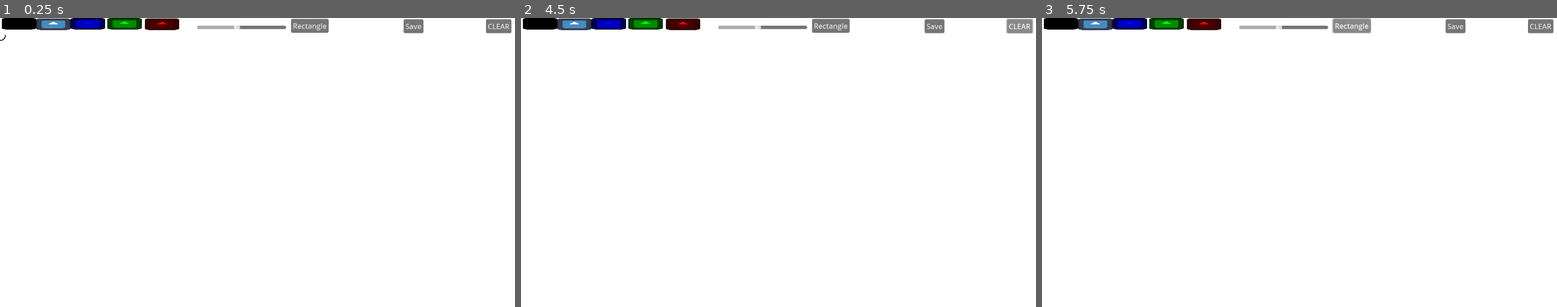
Above: before the commit, frames 1-3 (left to right).
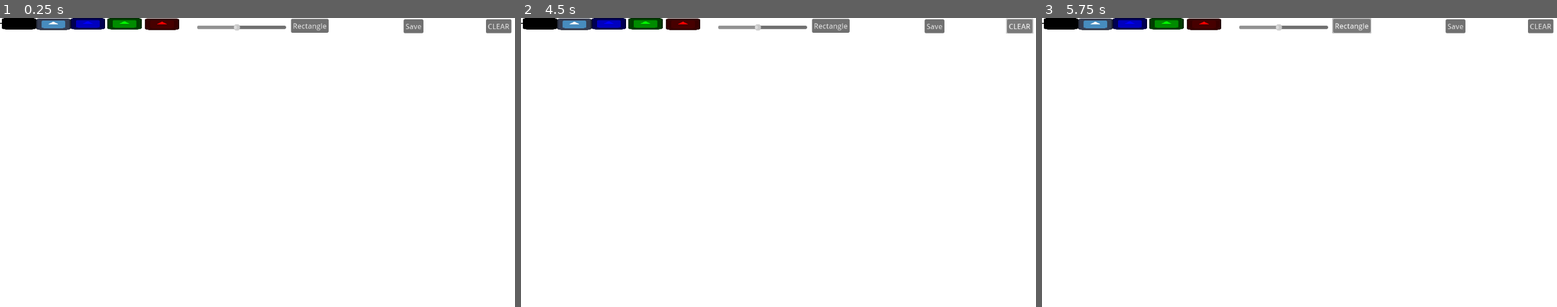
Above: after the commit, the same moments.

Repository: boardshapes/whiteboard
Game: Godot game, scene res://node_2d.tscn
The game is run twice, just before and just after one commit, with the same random seed, the same clock (stepped at 60 frames per second) and the same inputs. The engine's default icon, where the game draws it, is replaced by a stand-in: a white triangle on a blue panel in a dark square.
Inputs (mouse positions are in pixels of both pictures, inside the frame that each line leads up to):
- Up to frame 1 (0.25 s): no input
- Up to frame 2 (4.5 s): click (541, 23) at 0.5 s; click (572, 23) at 1.25 s; click (608, 23) at 2 s; click (644, 23) at 2.75 s; click (680, 23) at 3.5 s; click "CLEAR" at 4.25 s
- Up to frame 3 (5.75 s): click "Rectangle" at 5 s

The runs differ from the first frame. In frame 1, 0.1% of the frame differs, in the area x 0-47%, y 1-9%; in frame 2, less than 0.1%; in frame 3, 0.1%.
Error after the commit: Cannot call method 'unreference' on a null value. (res://node_2d.gd:49)

Commit message:
Flattening the images
Flattens everything by taking the image of the texture of the viewport and setting that as the texture of the viewport. We also clear the array every time

Diff:
--- a/whiteboard/node_2d.gd
+++ b/whiteboard/node_2d.gd
@@ -10,9 +10,19 @@
 var erasing: bool = false
 var rectangle_mode: bool = false
 var rectangle_preview = {"type":'rect',"pos": [0,0], "size": [0,0], "color": color}
+signal rect_signal(rectangle_preview)
 var dimensions: Array
 var mouse_pos: Vector2
 var texture : Texture2D = load("res://circle.png")
+
+var bg : Texture2D
+
+func flatten() -> void:
+	await RenderingServer.frame_post_draw
+	var img = get_viewport().get_texture().get_image()
+	bg = ImageTexture.create_from_image(img)
+	queue_redraw()
+
 
 func _on_control_mouse_entered() -> void:
 	drawable = true
@@ -22,33 +32,30 @@
 
 func _on_black_color_pressed() -> void:
 	color = Color.BLACK
-	erasing = false
 
 func _on_white_color_pressed() -> void:
-	erasing = true
 	color = Color.WHITE
 
 func _on_blue_color_pressed() -> void:
 	color = Color.BLUE
-	erasing = false
 
 func _on_green_color_pressed() -> void:
 	color = Color.GREEN
-	erasing = false
 
 func _on_red_color_pressed() -> void:
 	color = Color.RED
-	erasing = false
 
 func _on_clear_pressed() -> void:
-	strokes = []
+	bg.unreference() # get rid of that disgusting drawing by unreferencing it
 	queue_redraw()
+
 
 func _on_rect_button_pressed() -> void:
 	if rectangle_mode:
 		rectangle_mode = false
 		# clear preview
 		rectangle_preview = {"type":'rect',"pos": [0,0], "size": [0,0], "color": color}
+		#preview_node.redraw()
 	else:
 		rectangle_mode = true
 
@@ -62,32 +69,26 @@
 	mouse_pos = get_global_mouse_position()
 
 func _input(event: InputEvent) -> void:
+	flatten()
 	if drawable:
 		if event is InputEventMouseButton:
 			if event.button_index == MOUSE_BUTTON_LEFT:
 				if event.pressed:
 					has_last_pos = true
 					last_pos = event.position
-					print(last_pos)
 					start_pos = event.position
-					if not erasing:
-						if not rectangle_mode:
-							strokes.append({"type":'brush',"pos": last_pos, "size": brush_size, "color": color})
-						queue_redraw()
+					if not rectangle_mode:
+						strokes.append({"type":'brush',"pos": last_pos, "size": brush_size, "color": color})
+					queue_redraw()
 				else:
 					if rectangle_mode:
 						dimensions = [event.position[0]-start_pos[0],event.position[1]-start_pos[1]] #wxh
 						strokes.append({"type":'rect', "pos": start_pos, "size": dimensions, "color": color})
 					# clear preview
 					rectangle_preview = {"type":'rect',"pos": [0,0], "size": [0,0], "color": color}
+					#preview_node.redraw()
 					has_last_pos = false
 		elif event is InputEventMouseMotion and Input.is_mouse_button_pressed(MOUSE_BUTTON_LEFT):
-			if erasing:
-				strokes = strokes.filter(func(s):
-					return s.pos.distance_to(event.position) > brush_size/4
-				)
-				queue_redraw()
-				return
 			if has_last_pos:
 				if rectangle_mode:
 					dimensions = [event.position[0]-start_pos[0],event.position[1]-start_pos[1]] #wxh
@@ -104,8 +105,14 @@
 			has_last_pos = true
 			queue_redraw()
 
+	queue_redraw()
+
 func _draw() -> void:
+	print(len(strokes))
 	var rect
+	var pos = Vector2(0,0)
+
+	draw_texture(bg,pos)
 
 	for stroke in strokes:
 		if stroke.type == 'rect': # seprate draw functions
@@ -115,13 +122,4 @@
 			var size = Vector2(stroke.size, stroke.size)
 			rect = Rect2(stroke.pos - size/2, size)
 			draw_texture_rect(texture, rect, false, stroke.color)
-
-	#preview rect as your draw
-	rect = Rect2(rectangle_preview.pos[0],rectangle_preview.pos[1],rectangle_preview.size[0],rectangle_preview.size[1])
-	draw_rect(rect,rectangle_preview.color)
-
-
-	if drawable:
-		draw_circle(mouse_pos, brush_size/4, color, false, 2.0)
-	if erasing:
-		draw_circle(mouse_pos, brush_size/4, color, false, 2.0)
+	strokes.clear()
--- a/whiteboard/node_2d.tscn
+++ b/whiteboard/node_2d.tscn
@@ -1,8 +1,9 @@
-[gd_scene load_steps=6 format=3 uid="uid://cagnq7h1kytei"]
+[gd_scene load_steps=7 format=3 uid="uid://cagnq7h1kytei"]
 
 [ext_resource type="Script" uid="uid://c7ekfkflpvt1g" path="res://node_2d.gd" id="1_wtcfe"]
 [ext_resource type="Texture2D" uid="uid://bin2oqrw77u1y" path="res://icon.svg" id="3_0hol4"]
 [ext_resource type="Texture2D" uid="uid://bkdws1jcjl64v" path="res://circle.png" id="3_epypp"]
+[ext_resource type="Script" uid="uid://f6mqkv6gh46m" path="res://preview.gd" id="3_q6r6c"]
 
 [sub_resource type="StyleBoxFlat" id="StyleBoxFlat_0e48y"]
 bg_color = Color(1, 1, 1, 1)
@@ -13,32 +14,37 @@
 [node name="Node2D" type="Node2D"]
 
 [node name="CanvasViewport" type="SubViewportContainer" parent="."]
-offset_top = 38.0
 offset_right = 1152.0
 offset_bottom = 648.0
 
-[node name="SubViewport" type="SubViewport" parent="CanvasViewport"]
+[node name="drawingViewport" type="SubViewport" parent="CanvasViewport"]
 handle_input_locally = false
-size = Vector2i(1152, 610)
+size = Vector2i(1152, 648)
 render_target_update_mode = 4
 
-[node name="Line2D" type="Line2D" parent="CanvasViewport/SubViewport"]
+[node name="Line2D" type="Line2D" parent="CanvasViewport/drawingViewport"]
 
-[node name="Control" type="Control" parent="CanvasViewport/SubViewport"]
+[node name="Control" type="Control" parent="CanvasViewport/drawingViewport"]
 layout_mode = 3
 anchors_preset = 0
-offset_left = -209.0
-offset_top = -38.0
-offset_right = 943.0
-offset_bottom = 579.0
+offset_top = -6.0
+offset_right = 1152.0
+offset_bottom = 611.0
 
-[node name="Circle" type="Sprite2D" parent="CanvasViewport/SubViewport"]
+[node name="Circle" type="Sprite2D" parent="CanvasViewport/drawingViewport"]
 scale = Vector2(0.002, 0.002)
 texture = ExtResource("3_epypp")
 centered = false
 
-[node name="Node2D" type="Node2D" parent="CanvasViewport/SubViewport"]
+[node name="Canvas" type="Node2D" parent="CanvasViewport/drawingViewport"]
 script = ExtResource("1_wtcfe")
+
+[node name="preViewport" type="SubViewport" parent="CanvasViewport"]
+transparent_bg = true
+size = Vector2i(1152, 648)
+
+[node name="Preview" type="Node2D" parent="CanvasViewport/preViewport"]
+script = ExtResource("3_q6r6c")
 
 [node name="ButtonsViewport" type="SubViewportContainer" parent="."]
 top_level = true
@@ -46,6 +52,7 @@
 offset_bottom = 30.0
 
 [node name="SubViewport" type="SubViewport" parent="ButtonsViewport"]
+transparent_bg = true
 handle_input_locally = false
 size = Vector2i(1152, 35)
 render_target_update_mode = 4
@@ -121,18 +128,26 @@
 min_value = 10.0
 value = 50.0
 
-[connection signal="mouse_entered" from="CanvasViewport/SubViewport/Control" to="." method="_on_control_mouse_entered"]
-[connection signal="mouse_exited" from="CanvasViewport/SubViewport/Control" to="." method="_on_control_mouse_exited"]
+[connection signal="mouse_entered" from="CanvasViewport/drawingViewport/Control" to="." method="_on_control_mouse_entered"]
+[connection signal="mouse_exited" from="CanvasViewport/drawingViewport/Control" to="." method="_on_control_mouse_exited"]
 [connection signal="mouse_entered" from="ButtonsViewport/SubViewport/BlackColor" to="." method="_on_button_mouse_entered"]
 [connection signal="pressed" from="ButtonsViewport/SubViewport/BlackColor" to="." method="_on_black_color_pressed"]
-[connection signal="pressed" from="ButtonsViewport/SubViewport/BlackColor" to="CanvasViewport/SubViewport/Node2D" method="_on_black_color_pressed"]
-[connection signal="pressed" from="ButtonsViewport/SubViewport/WhiteColor2" to="CanvasViewport/SubViewport/Node2D" method="_on_white_color_pressed"]
-[connection signal="pressed" from="ButtonsViewport/SubViewport/BlueColor2" to="CanvasViewport/SubViewport/Node2D" method="_on_blue_color_pressed"]
-[connection signal="pressed" from="ButtonsViewport/SubViewport/BlueColor2" to="CanvasViewport/SubViewport/Node2D" method="_on_blue_color_2_pressed"]
-[connection signal="pressed" from="ButtonsViewport/SubViewport/GreenColor2" to="CanvasViewport/SubViewport/Node2D" method="_on_green_color_pressed"]
-[connection signal="pressed" from="ButtonsViewport/SubViewport/RedColor2" to="CanvasViewport/SubViewport/Node2D" method="_on_red_color_pressed"]
-[connection signal="pressed" from="ButtonsViewport/SubViewport/Clear" to="CanvasViewport/SubViewport/Node2D" method="_on_clear_pressed"]
-[connection signal="pressed" from="ButtonsViewport/SubViewport/RectButton" to="CanvasViewport/SubViewport/Node2D" method="_on_rectangle_pressed"]
-[connection signal="pressed" from="ButtonsViewport/SubViewport/RectButton" to="CanvasViewport/SubViewport/Node2D" method="_on_rect_button_pressed"]
-[connection signal="pressed" from="ButtonsViewport/SubViewport/save" to="CanvasViewport/SubViewport/Node2D" method="_on_save_pressed"]
-[connection signal="value_changed" from="ButtonsViewport/SubViewport/BrushSize" to="CanvasViewport/SubViewport/Node2D" method="_on_brush_size_value_changed"]
+[connection signal="pressed" from="ButtonsViewport/SubViewport/BlackColor" to="CanvasViewport/drawingViewport/Canvas" method="_on_black_color_pressed"]
+[connection signal="pressed" from="ButtonsViewport/SubViewport/BlackColor" to="CanvasViewport/preViewport/Preview" method="_on_black_color_pressed"]
+[connection signal="pressed" from="ButtonsViewport/SubViewport/WhiteColor2" to="CanvasViewport/drawingViewport/Canvas" method="_on_white_color_pressed"]
+[connection signal="pressed" from="ButtonsViewport/SubViewport/WhiteColor2" to="CanvasViewport/preViewport/Preview" method="_on_white_color_2_pressed"]
+[connection signal="pressed" from="ButtonsViewport/SubViewport/BlueColor2" to="CanvasViewport/drawingViewport/Canvas" method="_on_blue_color_pressed"]
+[connection signal="pressed" from="ButtonsViewport/SubViewport/BlueColor2" to="CanvasViewport/drawingViewport/Canvas" method="_on_blue_color_2_pressed"]
+[connection signal="pressed" from="ButtonsViewport/SubViewport/BlueColor2" to="CanvasViewport/preViewport/Preview" method="_on_blue_color_2_pressed"]
+[connection signal="pressed" from="ButtonsViewport/SubViewport/GreenColor2" to="CanvasViewport/drawingViewport/Canvas" method="_on_green_color_pressed"]
+[connection signal="pressed" from="ButtonsViewport/SubViewport/GreenColor2" to="CanvasViewport/drawingViewport/Canvas" method="_on_green_color_2_pressed"]
+[connection signal="pressed" from="ButtonsViewport/SubViewport/GreenColor2" to="CanvasViewport/preViewport/Preview" method="_on_green_color_pressed"]
+[connection signal="pressed" from="ButtonsViewport/SubViewport/RedColor2" to="CanvasViewport/drawingViewport/Canvas" method="_on_red_color_pressed"]
+[connection signal="pressed" from="ButtonsViewport/SubViewport/RedColor2" to="CanvasViewport/preViewport/Preview" method="_on_red_color_2_pressed"]
+[connection signal="pressed" from="ButtonsViewport/SubViewport/Clear" to="CanvasViewport/drawingViewport/Canvas" method="_on_clear_pressed"]
+[connection signal="pressed" from="ButtonsViewport/SubViewport/RectButton" to="CanvasViewport/drawingViewport/Canvas" method="_on_rectangle_pressed"]
+[connection signal="pressed" from="ButtonsViewport/SubViewport/RectButton" to="CanvasViewport/drawingViewport/Canvas" method="_on_rect_button_pressed"]
+[connection signal="pressed" from="ButtonsViewport/SubViewport/RectButton" to="CanvasViewport/preViewport/Preview" method="_on_rect_button_pressed"]
+[connection signal="pressed" from="ButtonsViewport/SubViewport/save" to="CanvasViewport/drawingViewport/Canvas" method="_on_save_pressed"]
+[connection signal="value_changed" from="ButtonsViewport/SubViewport/BrushSize" to="CanvasViewport/drawingViewport/Canvas" method="_on_brush_size_value_changed"]
+[connection signal="value_changed" from="ButtonsViewport/SubViewport/BrushSize" to="CanvasViewport/preViewport/Preview" method="_on_brush_size_value_changed"]
--- /dev/null
+++ b/whiteboard/preview.gd
@@ -0,0 +1,73 @@
+extends Node2D
+
+var last_pos: Vector2
+var start_pos: Vector2
+var rectangle_preview = {"type":'rect',"pos": [0,0], "size": [0,0], "color":color}
+var color : Color = Color.BLACK
+var rectangle_mode : bool = false
+var brush_size: float = 50.0
+var has_last_pos : bool = false
+var dimensions : Array
+var mouse_pos : Vector2
+
+
+func _on_black_color_pressed() -> void:
+	color = Color.BLACK
+
+func _on_white_color_2_pressed() -> void:
+	color = Color.WHITE
+
+func _on_blue_color_2_pressed() -> void:
+	color = Color.BLUE
+
+func _on_green_color_pressed() -> void:
+	color = Color.GREEN
+
+func _on_red_color_2_pressed() -> void:
+	color = Color.RED
+
+
+func _on_rect_button_pressed() -> void:
+	if rectangle_mode:
+		rectangle_mode = false
+		# clear preview
+		rectangle_preview = {"type":'rect',"pos": [0,0], "size": [0,0], "color": color}
+	else:
+		rectangle_mode = true
+
+func _on_brush_size_value_changed(value: float) -> void:
+	brush_size = value
+
+func _input(event: InputEvent) -> void:
+	if event is InputEventMouseButton:
+			if event.button_index == MOUSE_BUTTON_LEFT:
+				if event.pressed:
+					start_pos = event.position
+					last_pos = event.position
+				else:
+					rectangle_preview = {"type":'rect',"pos": [0,0], "size": [0,0], "color": color}
+					#preview_node.redraw()
+					has_last_pos = false
+	elif event is InputEventMouseMotion and Input.is_mouse_button_pressed(MOUSE_BUTTON_LEFT):
+		if has_last_pos:
+				if rectangle_mode:
+					dimensions = [event.position[0]-start_pos[0],event.position[1]-start_pos[1]] #wxh
+					rectangle_preview = {"type":'rect',"pos": start_pos, "size": dimensions, "color": color}
+				last_pos = event.position
+
+		has_last_pos = true
+		queue_redraw()
+	mouse_pos = event.position
+	queue_redraw()
+
+func _draw() -> void:
+	var rect = Rect2(
+		rectangle_preview.pos[0],
+		rectangle_preview.pos[1],
+		rectangle_preview.size[0],
+		rectangle_preview.size[1]
+	)
+	rect = Rect2(rectangle_preview.pos[0],rectangle_preview.pos[1],rectangle_preview.size[0],rectangle_preview.size[1])
+	draw_rect(rect,rectangle_preview.color, false, 1)
+
+	draw_circle(mouse_pos, brush_size/4, color, false, 2.0)
Binary file removed: whiteboard/export.jpg
Not shown, removed: whiteboard/export.jpg.import
Binary file removed: whiteboard/image.png
Not shown, removed: whiteboard/image.png.import
Not shown, added: whiteboard/preview.gd.uid
